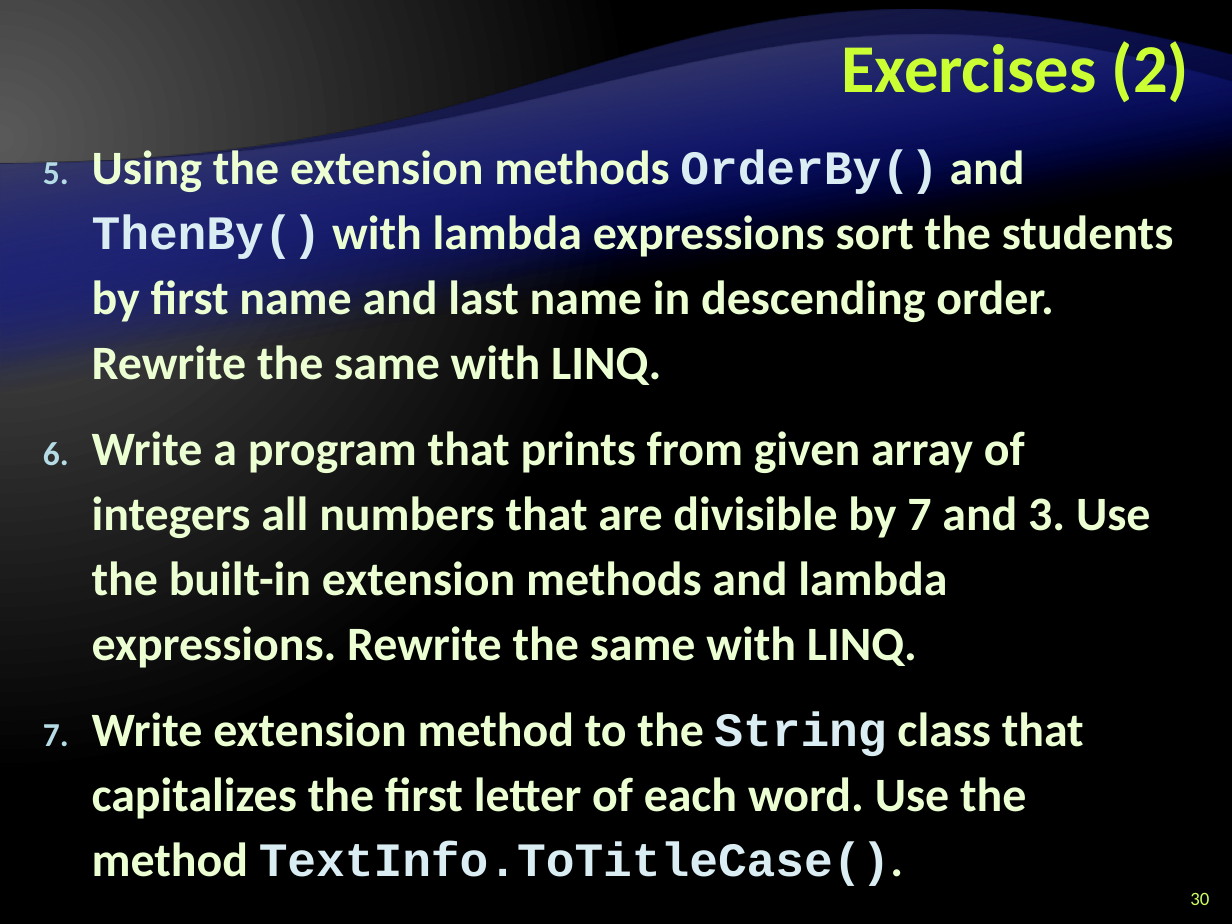
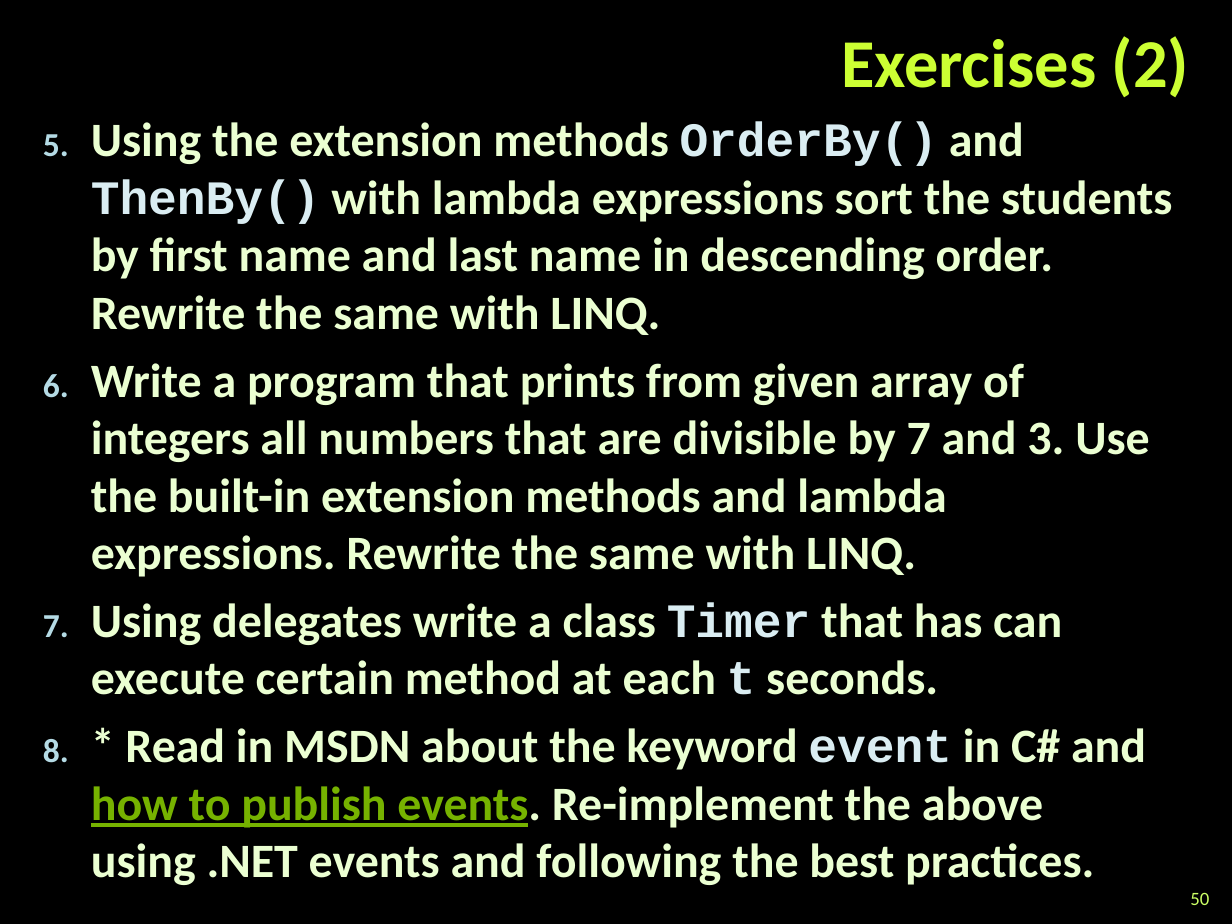
Before and after one commit to zlatkov/Telerik-Academy, a slide deck: slide 50 of C#OOP/Extension-Methods-Delegates-Lambda-LINQ.pptx (slide 30 before the commit). Drawn at 1232x924 pixels with LibreOffice and Linux fonts; fonts in the diff are those of the drawing; background and template pictures are left out. Boxes give left, top, right and bottom in pixels: in the first picture for what was removed or moved away, otherwise in the second. Text is boxed around its words. In the diff, an @@ line names an element or a change of style, - is before the commit and + after.

Commit message:
Added the new tasks to Extension Methods, Delegates,....

```diff
--- a/C#OOP/Extension-Methods-Delegates-Lambda-LINQ.pptx
+++ b/C#OOP/Extension-Methods-Delegates-Lambda-LINQ.pptx
@@ background gradient #595959 to #000000 to picture (left out) @@
@@ title "Exercises (2)" rewrapped from box(841, 35, 1189, 102) to box(841, 36, 1189, 97) @@
@@ freeform shape removed at box(0, 55, 1232, 804) @@
@@ freeform shape removed at box(0, 55, 1232, 804) @@
@@ freeform shape removed at box(0, 83, 1232, 686) @@
@@ freeform shape removed at box(0, 83, 1232, 686) @@
@@ text "Using the extension methods OrderBy() ...": place and size @@
-text "Using the extension methods OrderBy() ..." at box(92, 144, 1174, 886)
+text "Using the extension methods OrderBy() ..." at box(91, 122, 1173, 885)
@@ text at box(91, 122, 1173, 577): indent changed; line spacing 38pt to 1; less space between paragraphs @@
@@ text at box(91, 603, 1146, 885): text changed @@
-7. Write extension method to the String class that capitalizes the first letter of each word. Use the method TextInfo.ToTitleCase().
+7. Using delegates write a class Timer that has can execute certain method at each t seconds.
+8. * Read in MSDN about the keyword event in C# and how to publish events. Re-implement the above using .NET events and following the best practices.
@@ page number at box(1190, 892, 1209, 905): text changed @@
-30
+50
```
Also in this commit, not shown: 28 other slides changed, 22 slides added, 1 slide removed, 13 other files.
